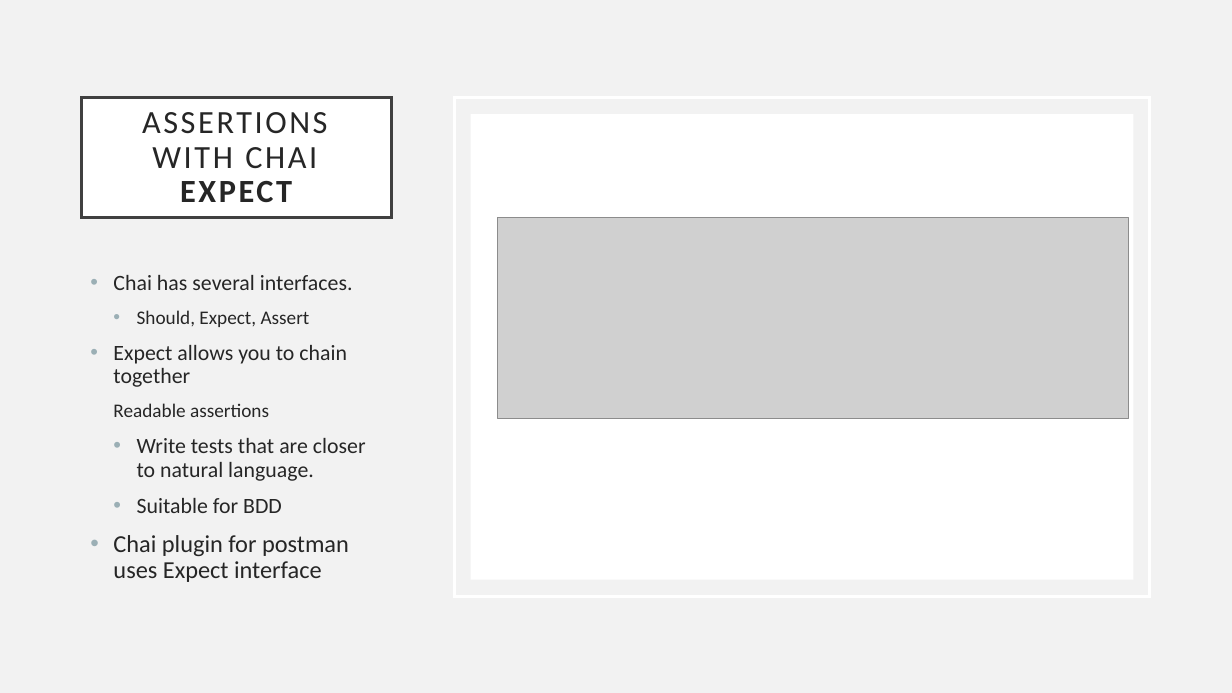
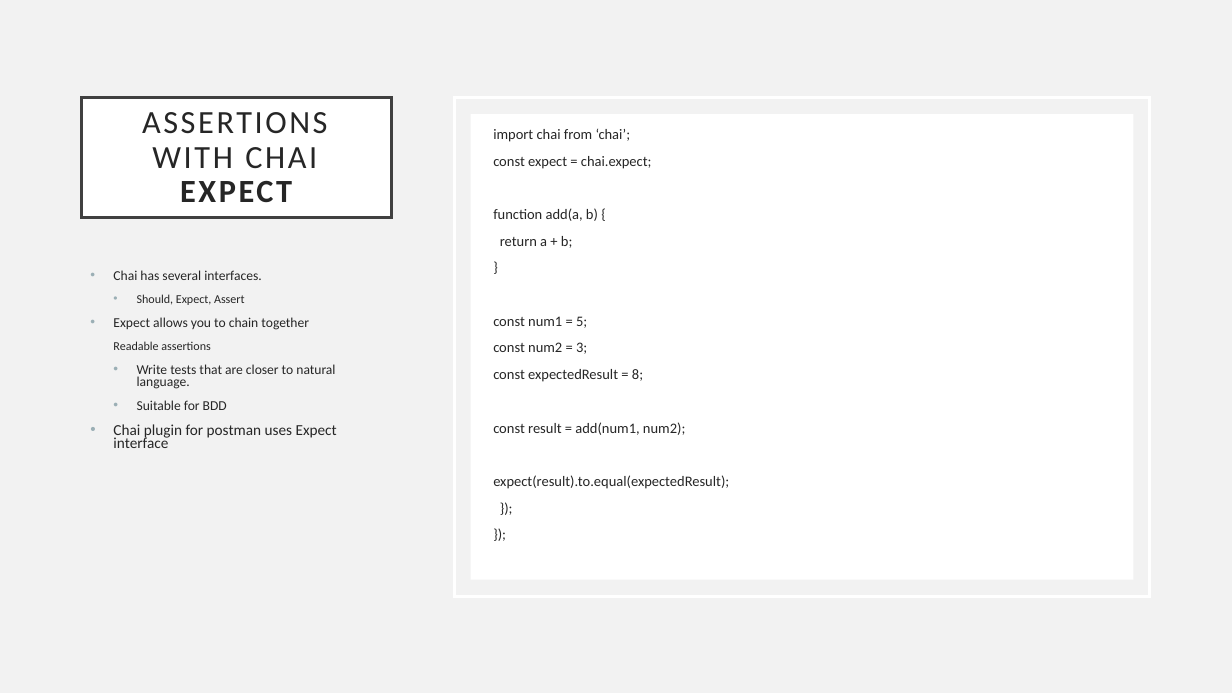
Before and after one commit to diarmuidoconnor/ewd-module-2025, a slide deck: slide 16 of topic12/talk-1/Testing-Web-APIs.pptx. Drawn at 1232x693 pixels with LibreOffice and Linux fonts; fonts in the diff are those of the drawing; grey boxes stand for pictures. Boxes give left, top, right and bottom in pixels: in the first picture for what was removed or moved away, otherwise in the second. Text is boxed around its words. In the diff, an @@ line names an element or a change of style, - is before the commit and + after.

```diff
--- a/topic12/talk-1/Testing-Web-APIs.pptx
+++ b/topic12/talk-1/Testing-Web-APIs.pptx
@@ text added at <box>493,129,729,489</box>, 11.2 pt, text #262626 @@
+import chai from ‘chai’;
+const expect = chai.expect;
+function add(a, b) {
+return a + b;
+}
+const num1 = 5;
+const num2 = 3;
+const expectedResult = 8;
+const result = add(num1, num2);
+expect(result).to.equal(expectedResult);
+});
+});
@@ picture removed at <box>497,217,1128,418</box> @@
@@ text "Chai has several interfaces." at <box>113,270,337,448</box>: size 17 to 10.6 pt in "Chai has several interfaces.", "Expect allows you to chain together", "Write tests that are closer to natural ...", "Suitable for BDD"; size 15 to 9.4 pt in "Should, Expect, Assert", "Readable assertions"; size 19 to 11.9 pt in "Chai plugin for postman uses Expect interface"; line spacing 0.9 to 0.7 @@
```
Also in this commit, not shown: 4 other slides changed, 6 other files.
